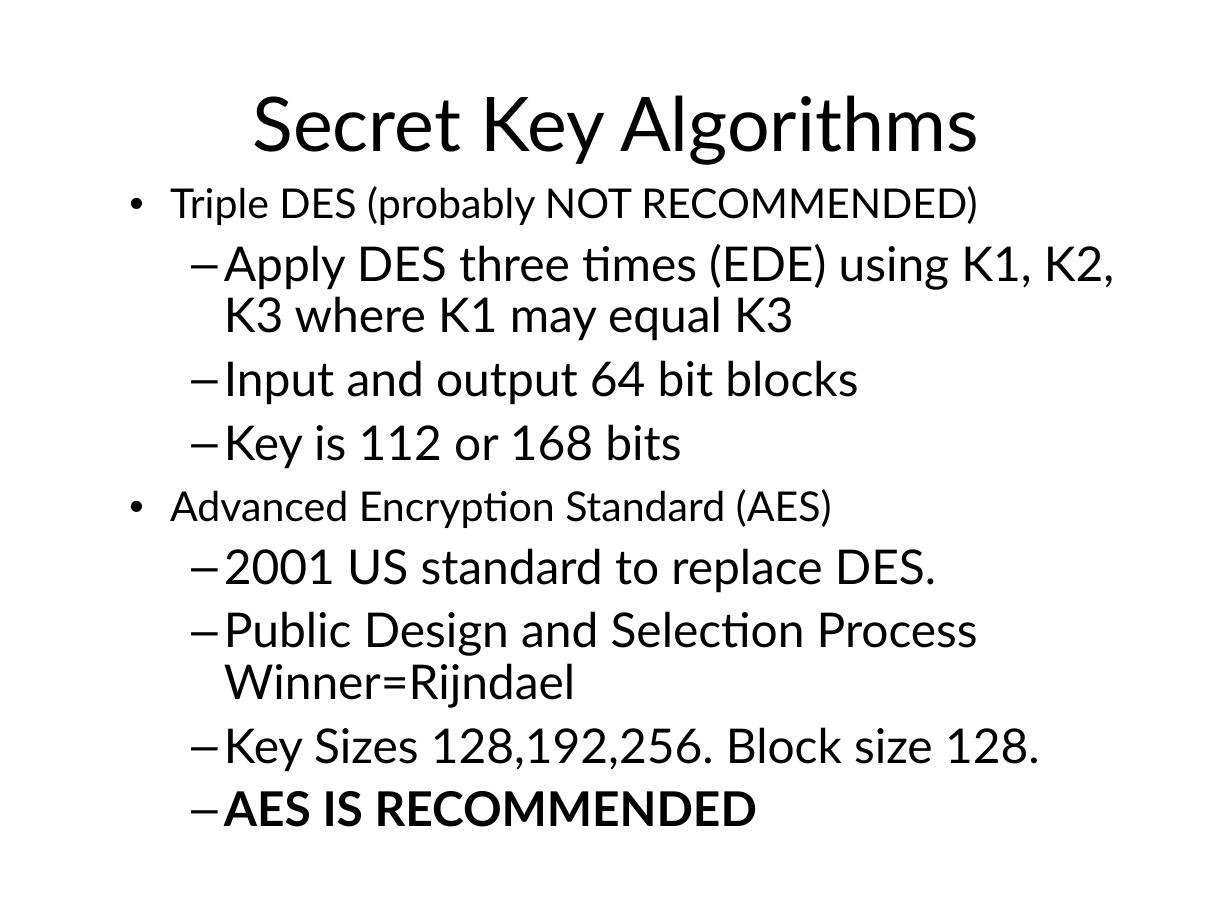
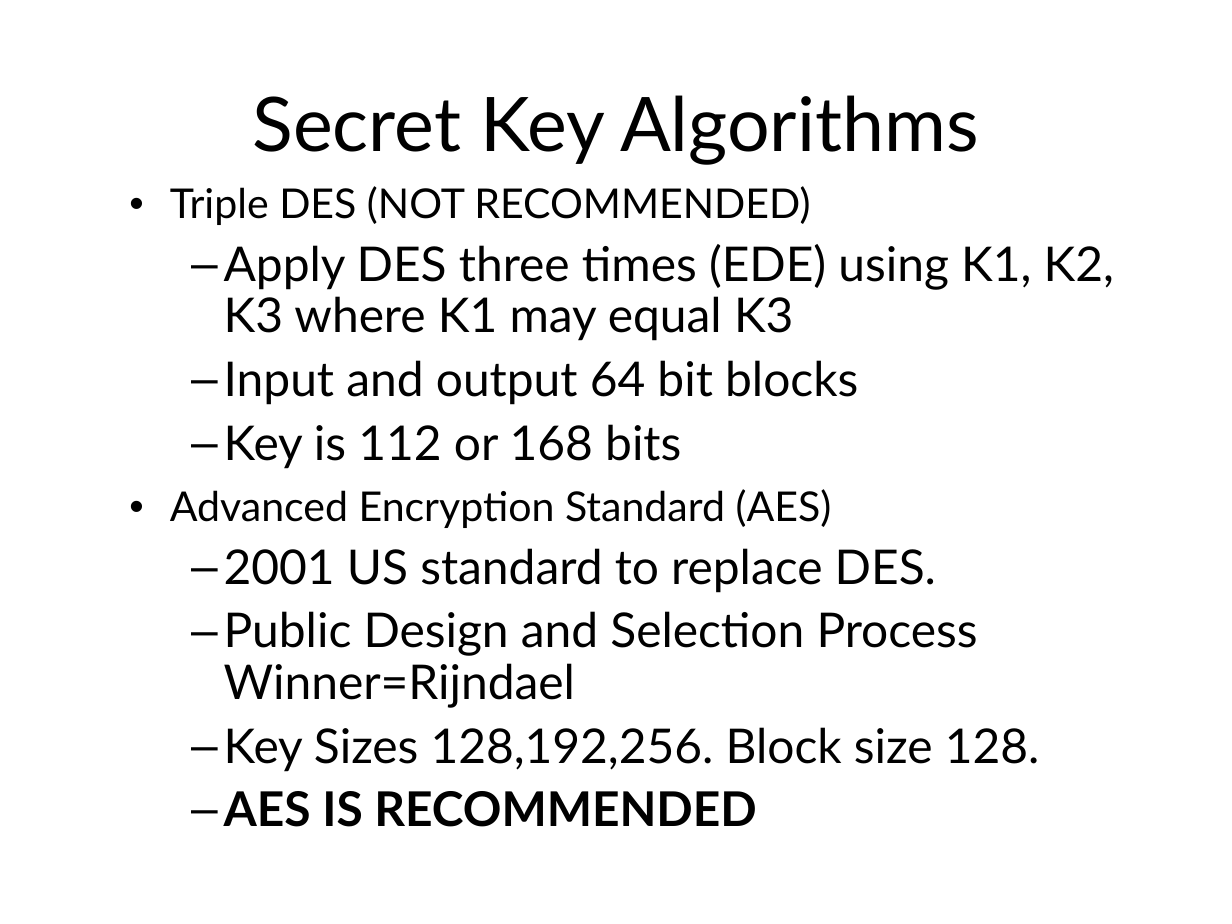
Before and after one commit to sftcd/cs7053, a slide deck: slide 18 of 2016lectures/03-crypto.ppt. Drawn at 1232x924 pixels with LibreOffice and Linux fonts; fonts in the diff are those of the drawing. Boxes give left, top, right and bottom in pixels: in the first picture for what was removed or moved away, otherwise in the second. Text is boxed around its words. In the diff, an @@ line names an element or a change of style, - is before the commit and + after.

```diff
--- a/2016lectures/03-crypto.ppt
+++ b/2016lectures/03-crypto.ppt
@@ text at (170,186,810,225): text changed @@
-• Triple DES (probably NOT RECOMMENDED)
+• Triple DES (NOT RECOMMENDED)
```
Also in this commit, not shown: 59 other slides changed, 4 slides added, 2 other files.
